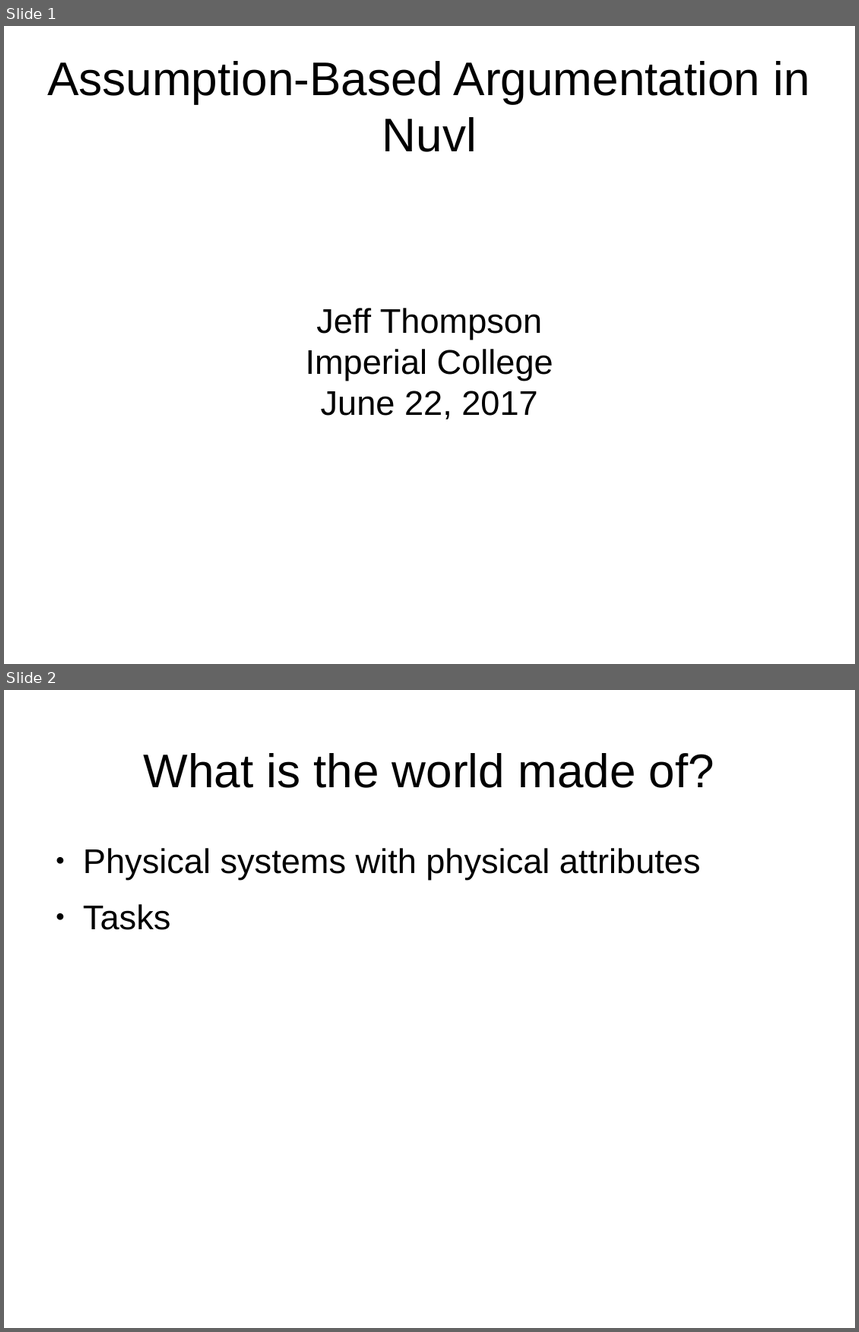
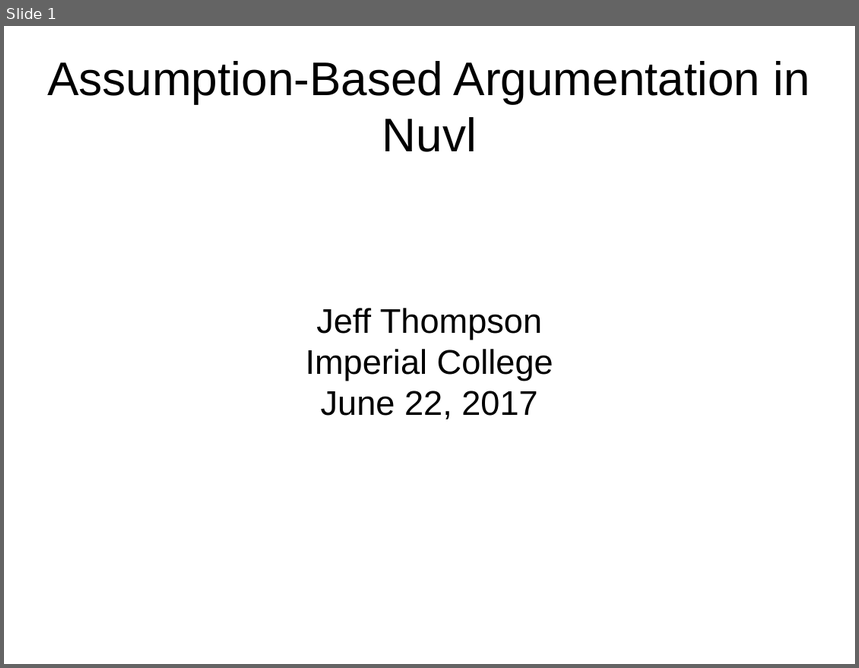
Before and after one commit to jefft0/nuvlworld, a slide deck: doc/Argumentation in Nuvl.odp. Shown one above the other, each under a label of ours: slides 1 and 2 before the commit, slide 1 after it. The pictures are 859x1332 and 859x668 pixels, drawn with LibreOffice and Linux fonts; fonts in the diff are those of the drawing. Boxes give left, top, right and bottom in pixels: in the first picture for what was removed or moved away, otherwise in the second. Text is boxed around its words. In the diff, an @@ line names an element or a change of style, - is before the commit and + after.

```diff
--- a/doc/Argumentation in Nuvl.odp
+++ b/doc/Argumentation in Nuvl.odp
@@ slide 2 removed at box(4, 690, 855, 1328), background #FFFFFF @@
@@ title removed at box(143, 753, 715, 788) @@
-What is the world made of?
@@ text removed at box(83, 848, 701, 930) @@
-● Physical systems with physical attributes
-● Tasks
```
Also in this commit, not shown: 3 slides changed, 8 slides added, 3 other slides removed.
